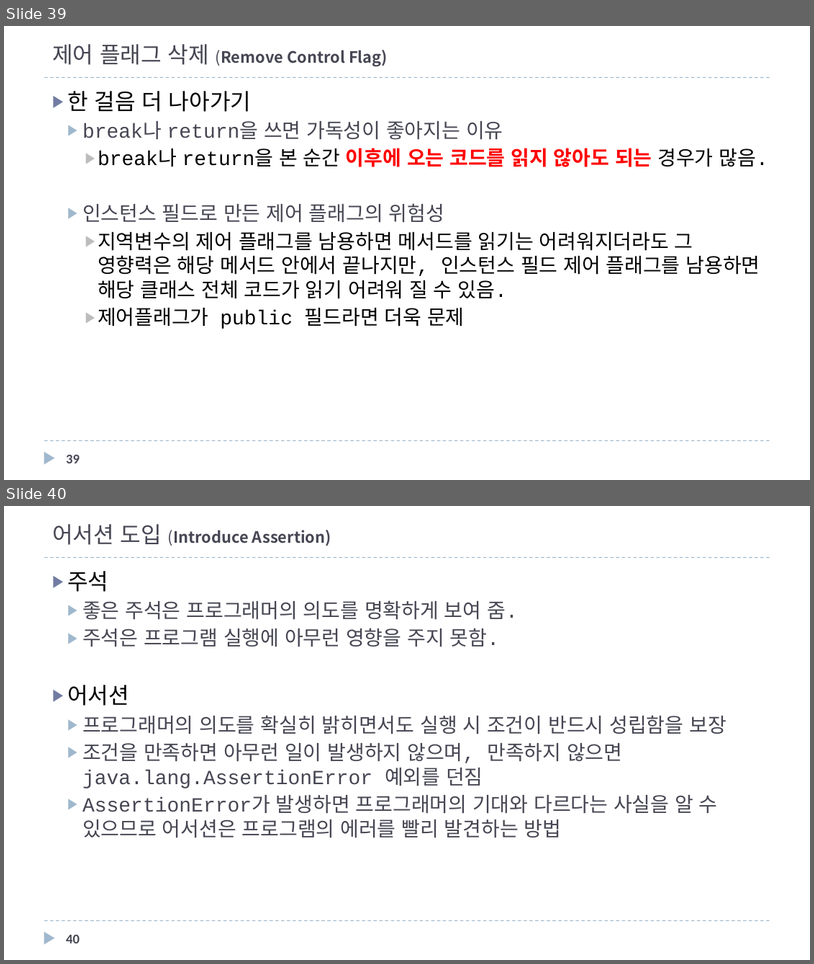
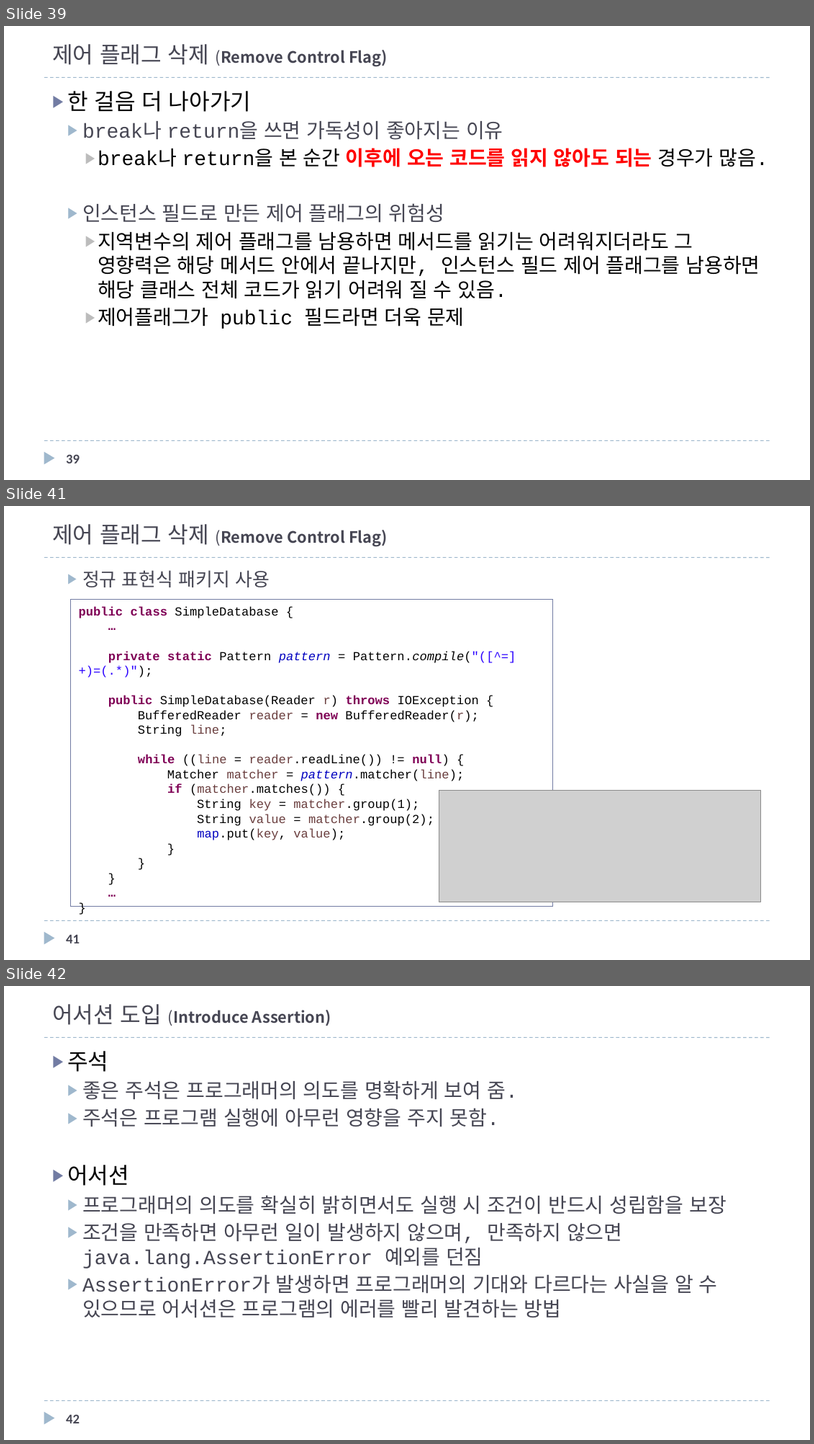
Before and after one commit to mkgungor/refactoring_java, a slide deck: ppt/자바로 배우는 리팩토링 입문.pptx. Shown one above the other, each under a label of ours: slides 39 and 40 before the commit, slides 39, 41 and 42 after it; the slides between them are not shown. The pictures are 814x964 and 814x1444 pixels, drawn with LibreOffice and Linux fonts; fonts in the diff are those of the drawing; grey boxes stand for pictures. Boxes give left, top, right and bottom in pixels: in the first picture for what was removed or moved away, otherwise in the second. Text is boxed around its words. In the diff, an @@ line names an element or a change of style, - is before the commit and + after.

```diff
--- a/ppt/자바로 배우는 리팩토링 입문.pptx
+++ b/ppt/자바로 배우는 리팩토링 입문.pptx
@@ slide 41 added at box(4, 506, 810, 960), background #FFFFFF; not listed: 3 template elements that a slide beside it also shows @@
@@ title added at box(52, 524, 388, 547), 14 pt, text #464653, bold @@
+제어 플래그 삭제 (Remove Control Flag)
@@ text added at box(82, 570, 270, 587), 16.6 pt, text #464653 @@
+  ▶ 정규 표현식 패키지 사용
@@ rectangle added at box(71, 600, 553, 906), outline #727CA3 0.75 pt, 11 pt, text #000000 @@
+public class SimpleDatabase {
+…
+private static Pattern pattern = Pattern.compile("([^=]+)=(.*)");
+public SimpleDatabase(Reader r) throws IOException {
+BufferedReader reader = new BufferedReader(r);
+String line;
+while ((line = reader.readLine()) != null) {
+Matcher matcher = pattern.matcher(line);
+if (matcher.matches()) {
+String key = matcher.group(1);
+String value = matcher.group(2);
+map.put(key, value);
+}
+}
+}
+…
+}
@@ picture added at box(439, 790, 761, 901) @@
@@ page number added at box(66, 934, 80, 943), 12 pt, text #464653, bold @@
+41
@@ what was slide 40 is now slide 42 @@
@@ page number at box(66, 1414, 80, 1423): text changed @@
-40
+42
```
Also in this commit, not shown: 7 slides changed, 9 other slides added, 1 slide removed, 5 other files.
